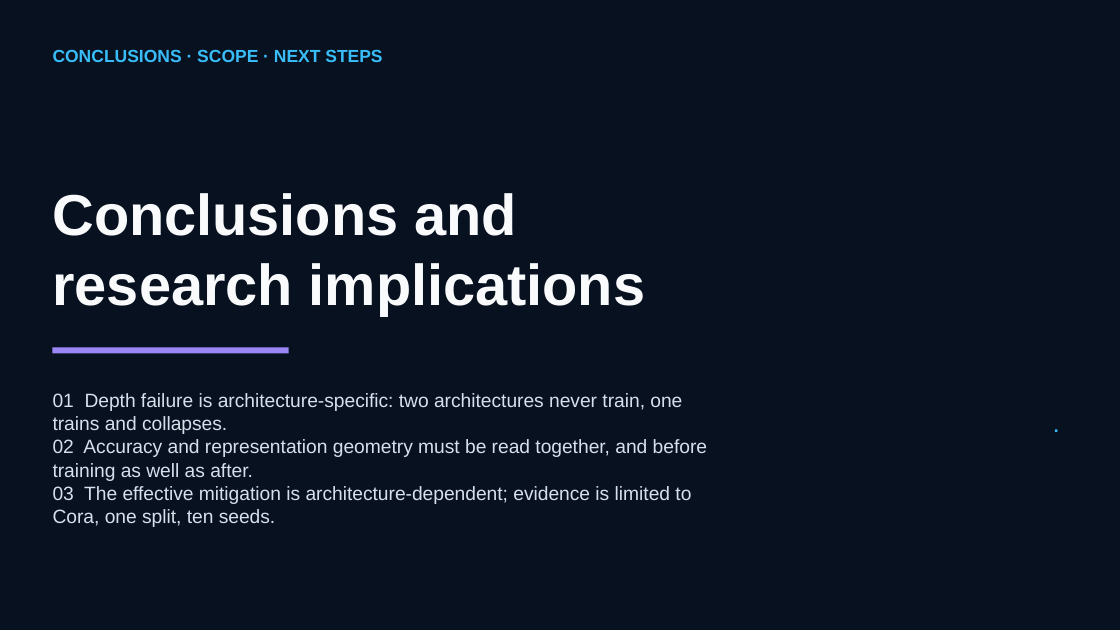
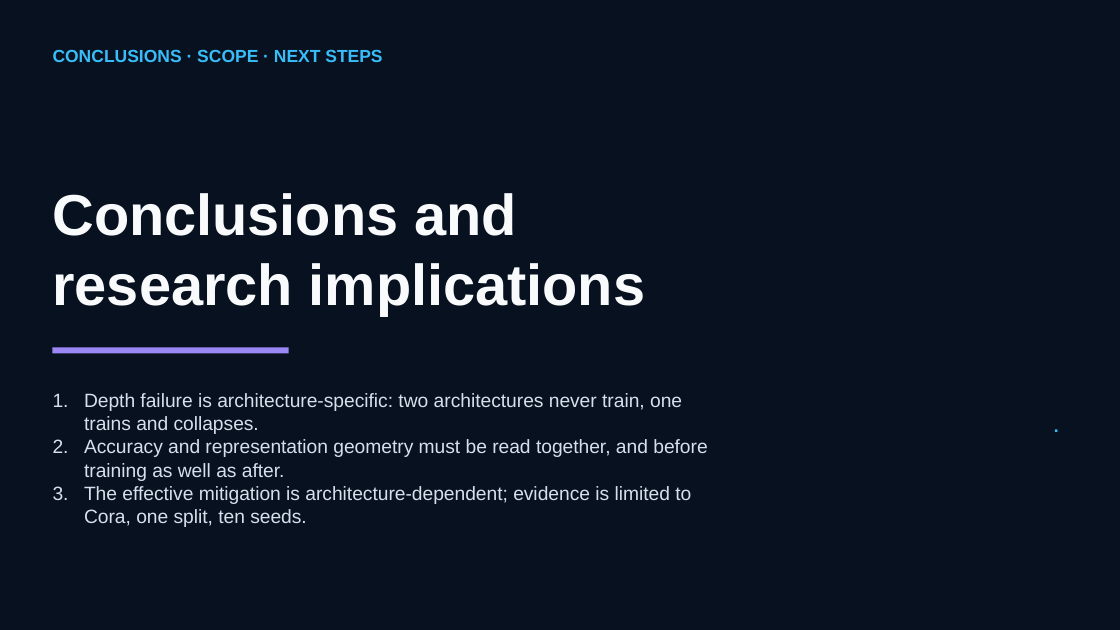
Before and after one commit to McKiaEdu/CSE705_GNN, a slide deck: slide 18 of report/CSE705_Cora_GNN.pptx. Drawn at 1120x630 pixels with LibreOffice and Linux fonts; fonts in the diff are those of the drawing. Boxes give left, top, right and bottom in pixels: in the first picture for what was removed or moved away, otherwise in the second. Text is boxed around its words. In the diff, an @@ line names an element or a change of style, - is before the commit and + after.

Commit message:
ready for presentation

```diff
--- a/report/CSE705_Cora_GNN.pptx
+++ b/report/CSE705_Cora_GNN.pptx
@@ text at box(84, 393, 707, 527): text changed @@
-01 Depth failure is architecture-specific: two architectures never train, one trains and collapses.
-02 Accuracy and representation geometry must be read together, and before training as well as after.
-03 The effective mitigation is architecture-dependent; evidence is limited to Cora, one split, ten seeds.
+1. Depth failure is architecture-specific: two architectures never train, one trains and collapses.
+2. Accuracy and representation geometry must be read together, and before training as well as after.
+3. The effective mitigation is architecture-dependent; evidence is limited to Cora, one split, ten seeds.
```
Also in this commit, not shown: 4 other slides changed.
